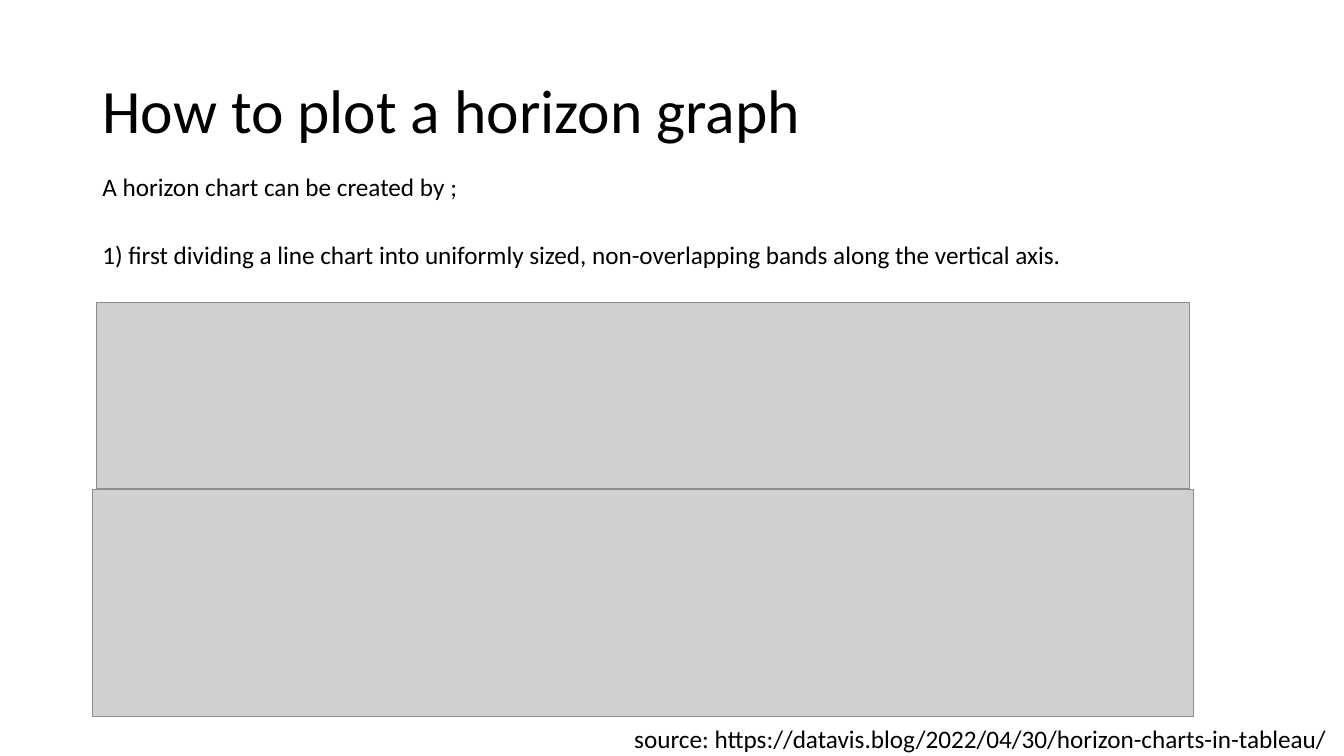
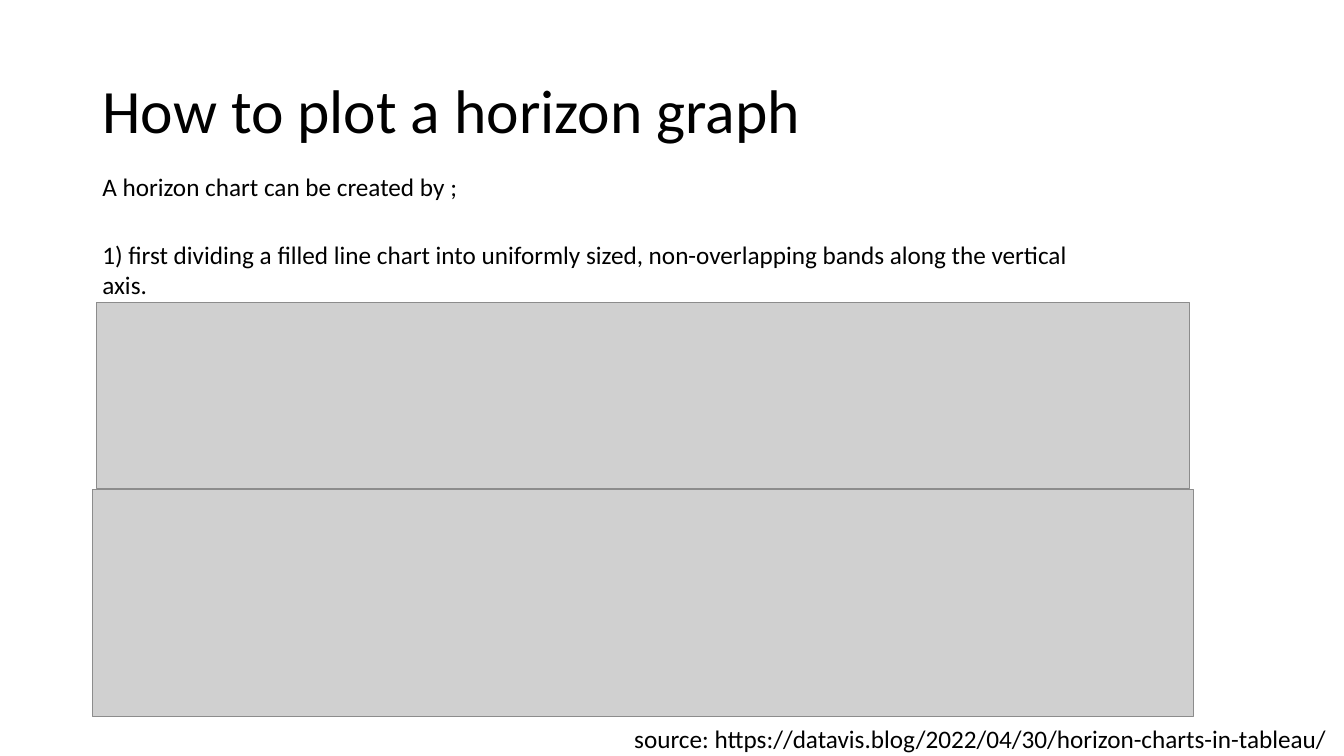
Before and after one commit to Amr0Salah/Data-Visualization, a slide deck: slide 11 of Slides/Task1.pptx (slide 9 before the commit). Drawn at 1344x756 pixels with LibreOffice and Linux fonts; fonts in the diff are those of the drawing; grey boxes stand for pictures. Boxes give left, top, right and bottom in pixels: in the first picture for what was removed or moved away, otherwise in the second. Text is boxed around its words. In the diff, an @@ line names an element or a change of style, - is before the commit and + after.

```diff
--- a/Slides/Task1.pptx
+++ b/Slides/Task1.pptx
@@ text at (102, 245, 1067, 295): text changed @@
-1) first dividing a line chart into uniformly sized, non-overlapping bands along the vertical axis.
+1) first dividing a filled line chart into uniformly sized, non-overlapping bands along the vertical axis.
```
Also in this commit, not shown: 4 other slides changed, 6 slides added, 1 slide removed, 5 other files.
